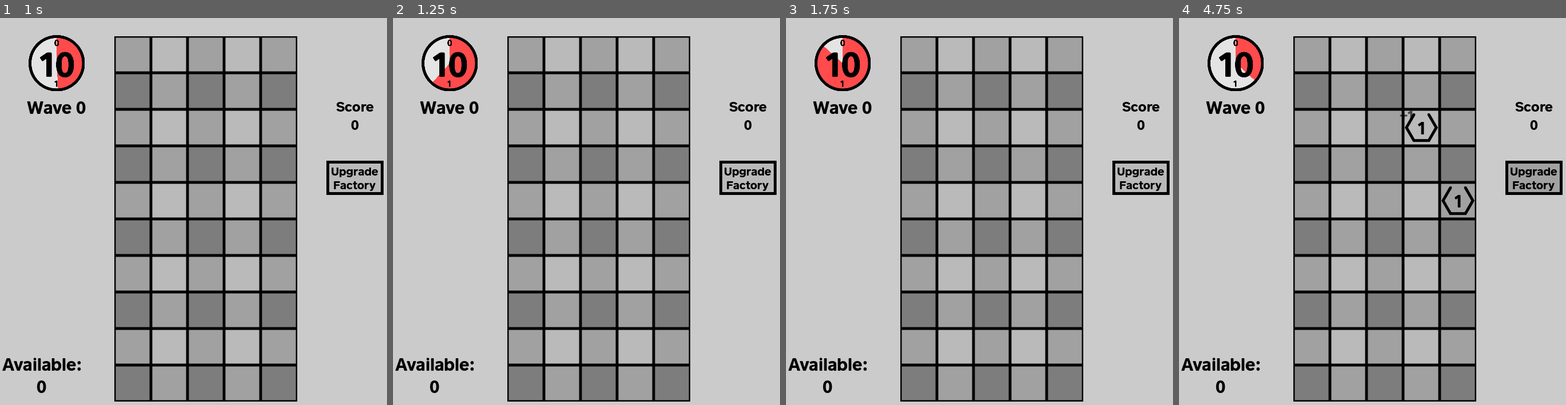
Above: before the commit, frames 1-4 (left to right).
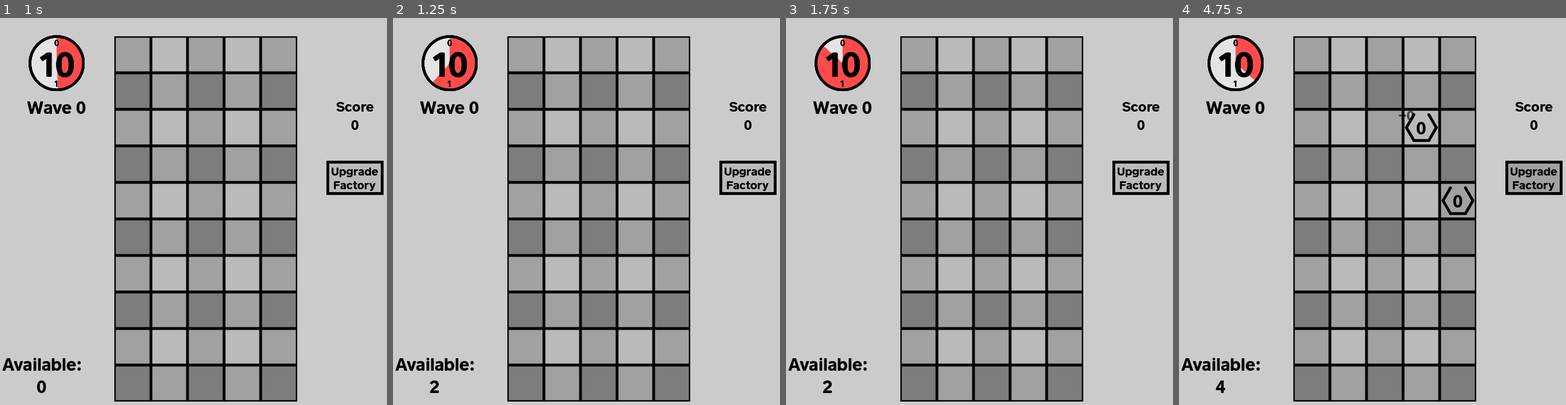
Above: after the commit, the same moments.

Repository: chhurst8/plants-vs-numbers
Game: Godot game, scene res://main.tscn
The game is run twice, just before and just after one commit, with the same random seed, the same clock (stepped at 60 frames per second) and the same inputs.
Inputs (mouse positions are in pixels of both pictures, inside the frame that each line leads up to):
- Up to frame 1 (1 s): click "Upgrade Factory" at 0.5 s
- Up to frame 2 (1.25 s): no input
- Up to frame 3 (1.75 s): click "Upgrade Factory" at 1.25 s
- Up to frame 4 (4.75 s): click "Upgrade Factory" at 2 s; tap Enter at 2.75 s; move the mouse to (1476, 203) at 2.77 s; hold Mouse wheel down (ScrollDown) 2.78-3.5 s; click (1476, 203) at 2.92 s; tap Mouse wheel up (ScrollUp) at 3.05, 4.55 s; drag from (1302, 242) to (1364, 304) at 3.52 s; move the mouse to (1426, 134) at 4.27 s; hold Mouse wheel down (ScrollDown) from 4.28 s (still down); click (1426, 134) at 4.42 s

Frame 1 is identical in both runs. In frame 2, less than 0.1% of the frame differs, in the area x 9-12%, y 93-97%; in frame 3, less than 0.1%; in frame 4, 0.2%, in the area x 9-74%, y 24-97%.

Commit message:
basic factory (no upgrade)

Diff:
--- a/main.gd
+++ b/main.gd
@@ -41,6 +41,7 @@
 var score: int = 0
 
 var produced_units = 0
+var production_rate = 2
 
 var current_wave: int = 0
 var enemies_remaining_in_wave = {}
@@ -95,7 +96,7 @@
 var current_click: Click
 
 var current_increment_amount: int
-var max_increment_amount: int
+#var max_increment_amount: int
 
 # Called when the node enters the scene tree for the first time.
 func _ready() -> void:
@@ -104,7 +105,7 @@
 
 	current_click = null
 	current_increment_amount = 1
-	max_increment_amount = 1
+	#max_increment_amount = 1
 
 	score = 0
 	stat_enemies_killed = 0
@@ -136,12 +137,12 @@
 	# and the chance that it happens while the frame is happening is very low
 	if (event.is_action_pressed("ScrollUp")):
 		current_increment_amount += 1
-		if (current_increment_amount >= max_increment_amount):
-			current_increment_amount = max_increment_amount
+		if (current_increment_amount >= produced_units):
+			current_increment_amount = produced_units
 	elif (event.is_action_pressed("ScrollDown")):
 		current_increment_amount -= 1
-		if (current_increment_amount <= 1):
-			current_increment_amount = 1
+		if (current_increment_amount <= 0):
+			current_increment_amount = 0
 
 # Called every frame. 'delta' is the elapsed time since the previous frame.
 func _process(delta: float) -> void:
@@ -235,10 +236,11 @@
 						else:
 							# spawn a new plant
 							spawn_plant(current_increment_amount, action_tile)
+						produced_units -= current_increment_amount
 					elif (current_click.button == Click.Buttons.RIGHT):
 						if (plant_at_tile != null):
 							# decrease the existing plant
-							plant_at_tile.decrement(current_increment_amount)
+							plant_at_tile.decrement(1)
 
 
 			current_click = null
@@ -314,6 +316,8 @@
 
 	if (turn_owner == TurnOwners.PLAYER):
 		do_player_turn()
+
+		produced_units += production_rate
 
 		turn_owner = TurnOwners.ENEMY
 	else:
